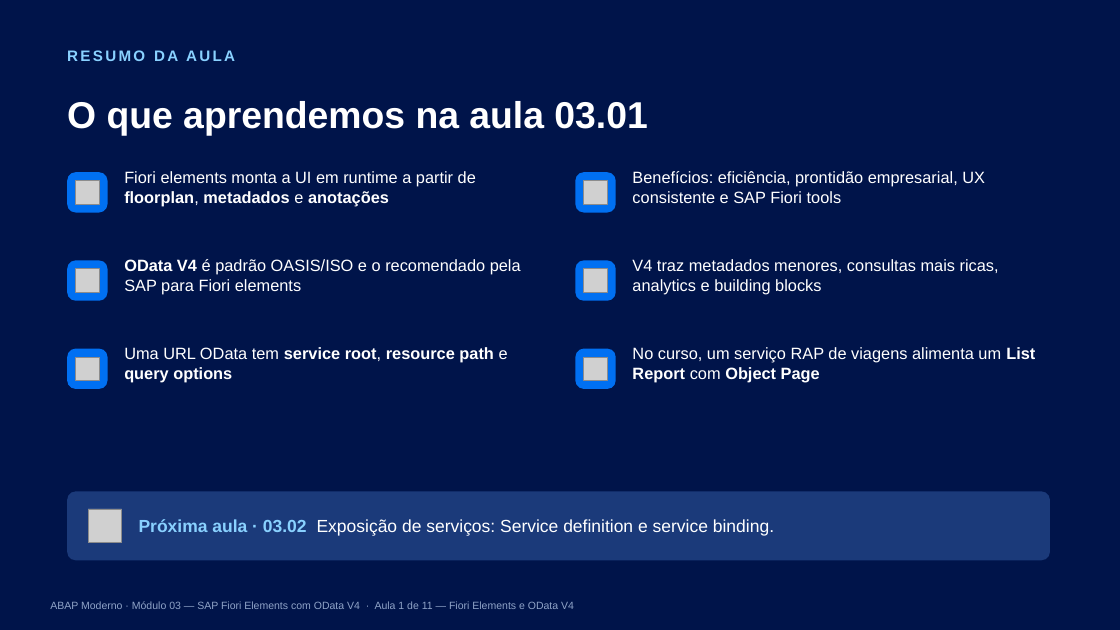
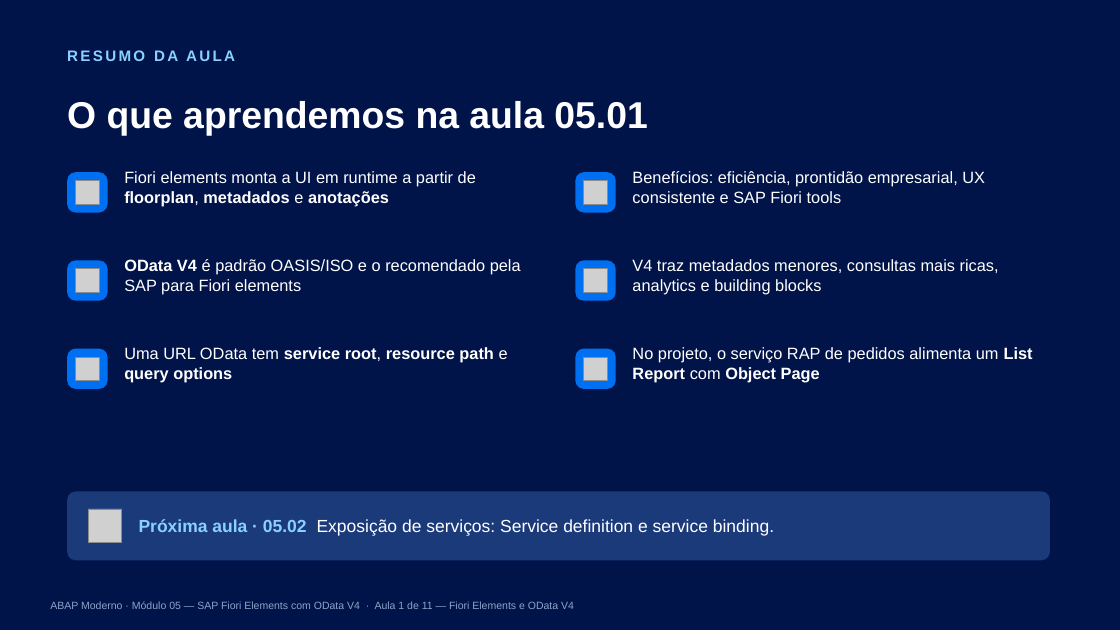
Before and after one commit to AdrianoBispo/estude-sap-abap-moderno, a slide deck: slide 12 of modulo-05/05.01 - Visão Geral do SAP Fiori Elements para OData V4/05.01_SAP_Fiori_elements_para_OData_V4.pptx. Drawn at 1120x630 pixels with LibreOffice and Linux fonts; fonts in the diff are those of the drawing; grey boxes stand for pictures. Boxes give left, top, right and bottom in pixels: in the first picture for what was removed or moved away, otherwise in the second. Text is boxed around its words. In the diff, an @@ line names an element or a change of style, - is before the commit and + after.

```diff
--- a/modulo-05/05.01 - Visão Geral do SAP Fiori Elements para OData V4/05.01_SAP_Fiori_elements_para_OData_V4.pptx
+++ b/modulo-05/05.01 - Visão Geral do SAP Fiori Elements para OData V4/05.01_SAP_Fiori_elements_para_OData_V4.pptx
@@ text at [67, 101, 647, 136]: text changed @@
-O que aprendemos na aula 03.01
+O que aprendemos na aula 05.01
@@ text at [632, 347, 1033, 383]: text changed @@
-No curso, um serviço RAP de viagens alimenta um List Report com Object Page
+No projeto, o serviço RAP de pedidos alimenta um List Report com Object Page
@@ text at [139, 519, 774, 536]: text changed @@
-Próxima aula · 03.02 Exposição de serviços: Service definition e service binding.
+Próxima aula · 05.02 Exposição de serviços: Service definition e service binding.
```
Also in this commit, not shown: 11 other slides changed, 44 other files.
